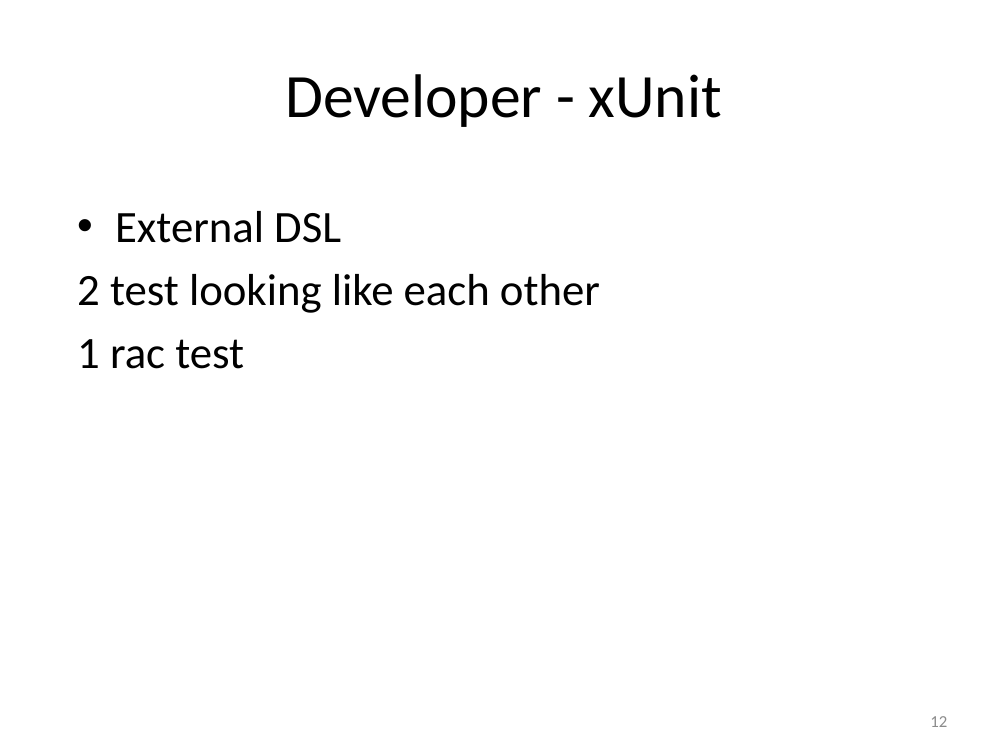
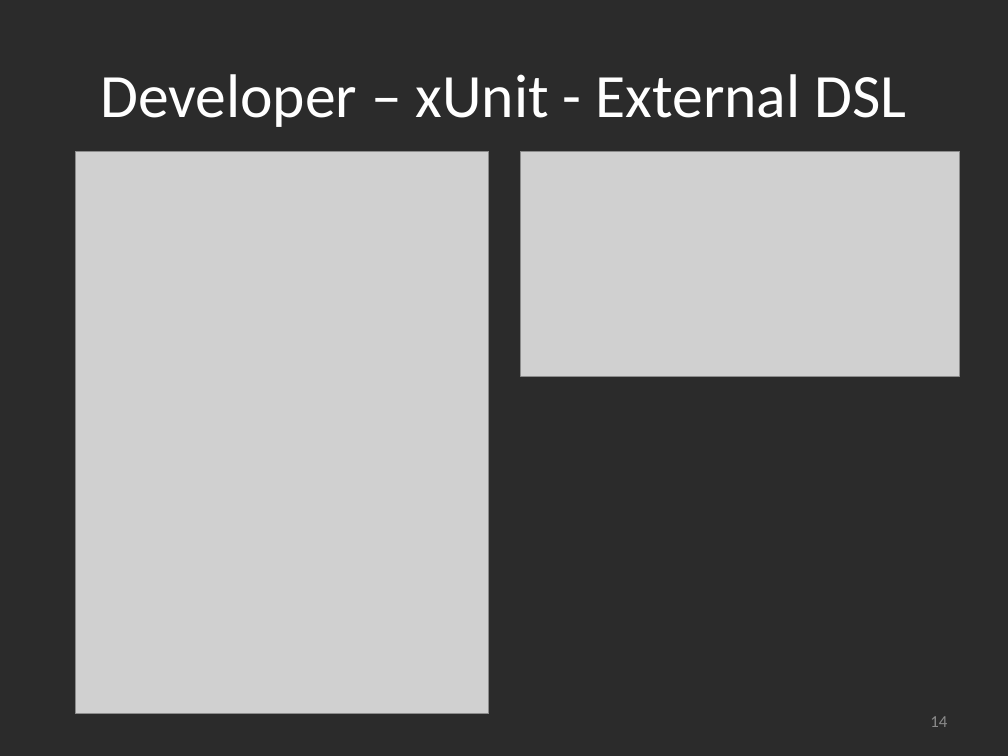
Before and after one commit to msuarz/portfolio, a slide deck: slide 14 of agile2011/presentation.pptx (slide 12 before the commit). Drawn at 1008x756 pixels with LibreOffice and Linux fonts; fonts in the diff are those of the drawing; grey boxes stand for pictures; background and template pictures are left out; a plain dark background stands for a picture behind light text. Boxes give left, top, right and bottom in pixels: in the first picture for what was removed or moved away, otherwise in the second. Text is boxed around its words. In the diff, an @@ line names an element or a change of style, - is before the commit and + after.

```diff
--- a/agile2011/presentation.pptx
+++ b/agile2011/presentation.pptx
@@ background #FFFFFF to picture (left out) @@
@@ title at [100, 74, 906, 127]: text changed; text colour #000000 to #FFFFFF @@
-Developer - xUnit
+Developer – xUnit - External DSL
@@ picture added at [76, 151, 489, 714] @@
@@ picture added at [521, 151, 960, 376] @@
@@ text removed at [77, 211, 600, 369] @@
-• External DSL
-2 test looking like each other
-1 rac test
@@ page number at [930, 716, 947, 727]: text changed @@
-12
+14
```
Also in this commit, not shown: 13 other slides changed, 2 slides added, 26 other files.
